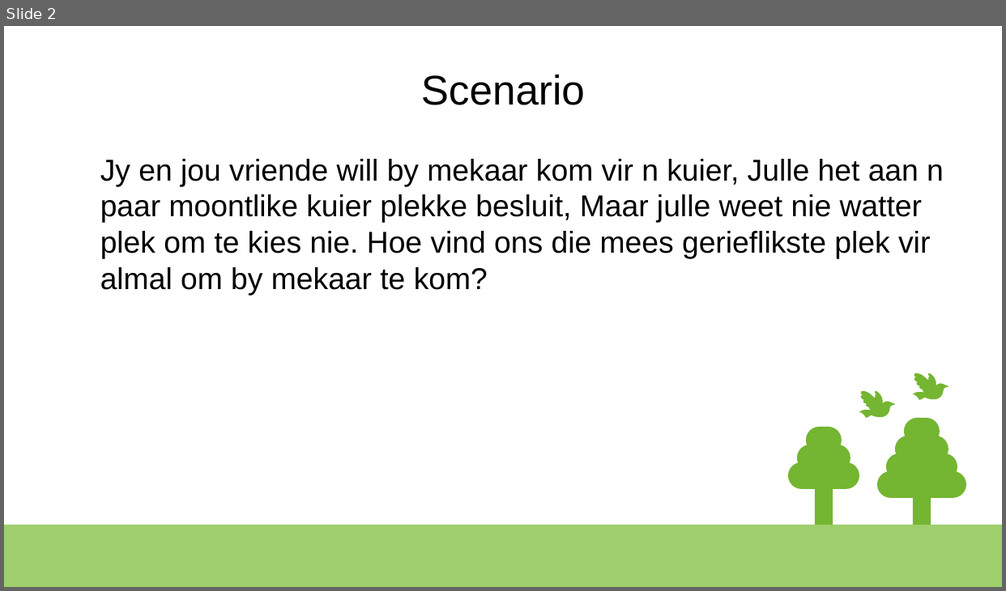
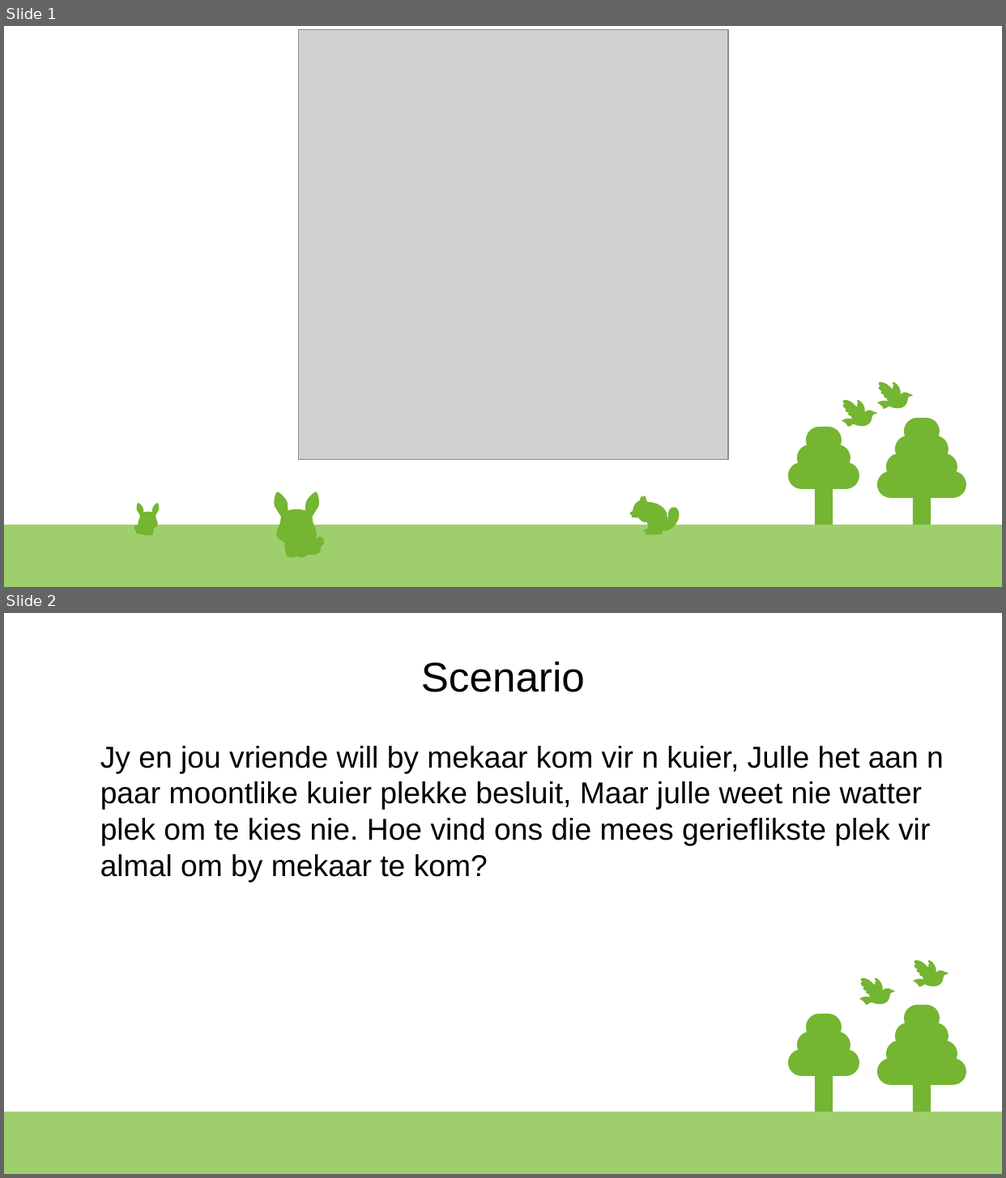
Before and after one commit to BroerSakki/ommidraai, a slide deck: dev/beplanning.odp. Shown one above the other, each under a label of ours: slide 2 before the commit, slides 1 and 2 after it. The pictures are 1006x591 and 1006x1178 pixels, drawn with LibreOffice and Linux fonts; fonts in the diff are those of the drawing; grey boxes stand for pictures. Boxes give left, top, right and bottom in pixels: in the first picture for what was removed or moved away, otherwise in the second. Text is boxed around its words. In the diff, an @@ line names an element or a change of style, - is before the commit and + after.

```diff
--- a/dev/beplanning.odp
+++ b/dev/beplanning.odp
@@ slide 1 added at [4, 26, 1002, 587], background #FFFFFF; not listed: 10 template elements that a slide beside it also shows @@
@@ picture added at [298, 29, 728, 460] @@
@@ group added at [878, 382, 913, 410]: 8 freeform shapes @@
@@ group added at [842, 400, 877, 427]: 8 freeform shapes @@
@@ group added at [134, 503, 159, 535]: 23 freeform shapes @@
@@ group added at [274, 493, 325, 558]: 23 freeform shapes @@
@@ group added at [630, 496, 680, 535]: 15 freeform shapes @@
```
Also in this commit, not shown: 4 other slides added, 1 slide removed, 1 other file.
